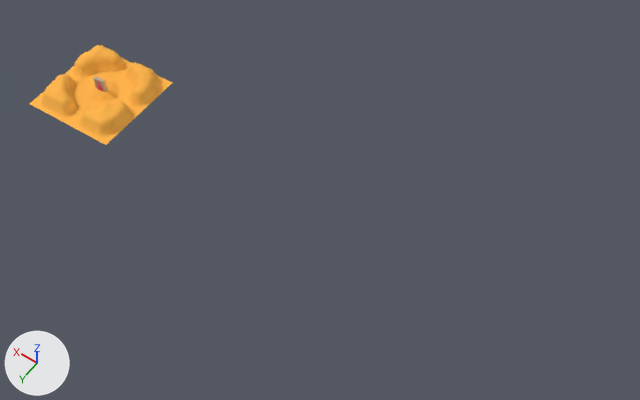
What one commit did to the FBX model Assets/models/obelisk.fbx.
Before and after are seen from a 50 mm camera at (-21.7, 15.4, 25.3) aimed at (-10.1, -0.9, -0.3). The axes (+X, +Y, +Z) are drawn at lower left. The lights are the same throughout. Where no turn or scale is listed for an object, it has been applied to the vertices.

In view in the first picture: 'obelisk', 'obeliskmaa'.
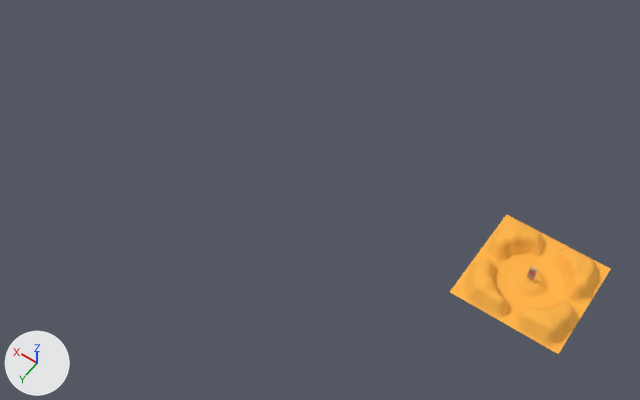
Where the newer file only moved an object's origin or applied its transform, the numbers keep the older frame.

What changed in the scene script:
```text
Change me_obelisk:
    where me_obelisk.from_pydata(...)  # 194 vertices, 156 faces; spans x -0.243..0.254, y -0.143..0.043, z -0.385..0.737
    used by ob_obelisk; location = (0.0, 0.0, 0.01)
    me_obelisk part 2: the whole mesh is turned -5 degrees about the z axis through its middle and scaled by 0.5, then moved by (-17.992, -1.816, 0.386)
Change me_obeliskmaa:
    where me_obeliskmaa.from_pydata(...)  # 1089 vertices, 1024 faces; spans x -1.0..1.0, y -1.0..1.0, z -0.01..0.38
    used by ob_obeliskmaa; location = (0.0, 0.0, 0.0); rotation_euler = (0.0, 0.0, 0.044), in degrees (0, 0, 2.5); scale = (2.0, 2.0, 2.0)
    me_obeliskmaa part 1: the whole mesh is multiplied about the mesh origin by the matrix ((-1.0, 0.0, 0.0), (0.0, 0.0, 1.0), (0.0, 1.0, 0.0))
Change ob_obeliskmaa:
    ob_obeliskmaa.location: (0.0, 0.0, 0.0) -> (-18.0, -2.0, 0.0)
    ob_obeliskmaa.rotation_euler: (0.0, 0.0, 0.044) -> (1.571, 0.0, 0.0)  # degrees (0, 0, 2.5) -> degrees (90, 0, 0)
```

Pixel boxes [x1, y1, x2, y2] of what changed, in the pictures (640 x 400 px):
'obeliskmaa', reshaped, moved, turned: before [29, 45, 172, 145]; after [450, 214, 611, 354]
'obelisk', mesh turned: before [93, 76, 107, 92]; after [527, 267, 537, 280]
